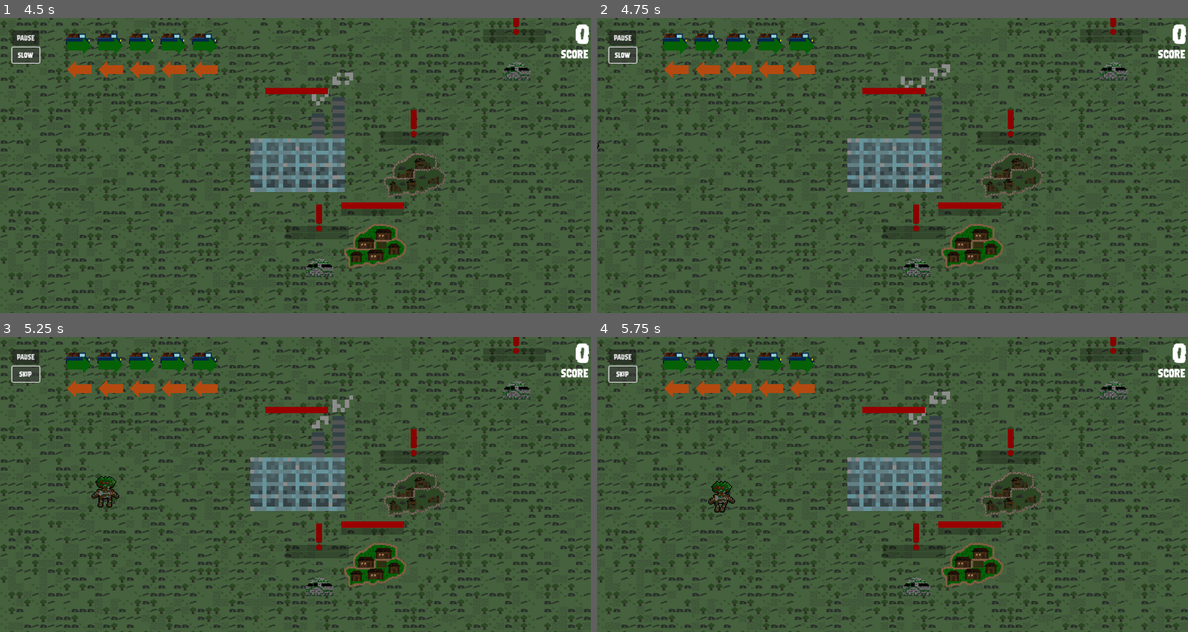
Above: before the commit, frames 1-4 (two rows, left to right).
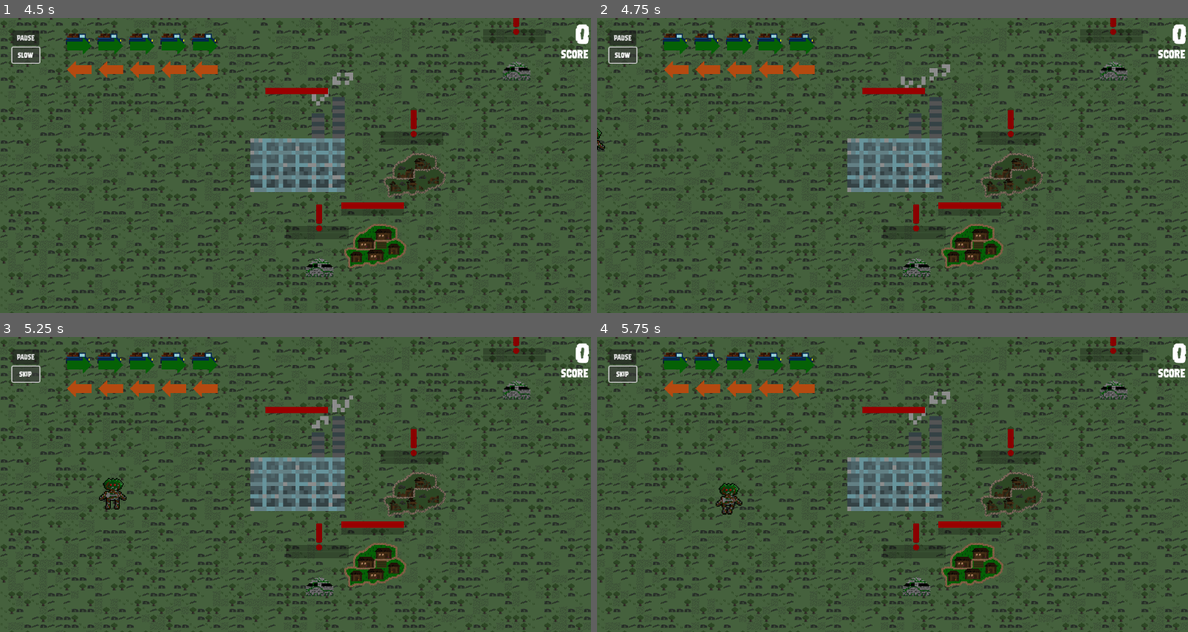
Above: after the commit, the same moments.

Repository: lewis785/ludum-dare-53
Game: Godot game, scene res://scenes/main.tscn
Same seed, same stepped clock (60 frames per second), same inputs: the game is played once before the commit and once after it.
Inputs:
- Up to frame 1 (4.5 s): click "start" at 0.5 s; click "skip" at 1.25 s; click "slow" at 2 s; click "skip" at 2.75 s; click "slow" at 3.5 s; click "skip" at 4.25 s
- Up to frame 2 (4.75 s): no input
- Up to frame 3 (5.25 s): click "slow" at 5 s
- Up to frame 4 (5.75 s): no input

Frame 1 is identical in both runs. In frame 2, less than 0.1% of the frame differs, in the area x 0-2%, y 37-45%; in frame 3, 0.4%; in frame 4, 0.4%, in the area x 18-25%, y 48-61%.

Commit message:
adjust enemy level scaling

Diff:
--- a/scenes/enemy/spawn.gd
+++ b/scenes/enemy/spawn.gd
@@ -6,7 +6,7 @@
 
 var score : int
 var base_wait_time : float
-var enemy_level: float = 1
+var enemy_level: float = 10
 
 # Called when the node enters the scene tree for the first time.
 func _ready() -> void:
@@ -49,7 +49,7 @@
 
 func _on_enemy_timer_timeout() -> void:
 	self.level += 1
-	enemy_level = log(self.level)/log(10)+1
+	enemy_level = 1+self.level/100
 
 	for i in range(enemy_level):
 		spawn_enemy()
@@ -76,7 +76,7 @@
 	# var min_speed = 100.0
 	# var max_speed = max(1000, 100*enemy_level)
 	var min_speed = 10
-	var max_speed = 100
+	var max_speed = 100+self.enemy_level
 	var velocity = Vector2(randf_range(min_speed, max_speed), 0.0)
 	enemy.linear_velocity = velocity.rotated(direction)
 
